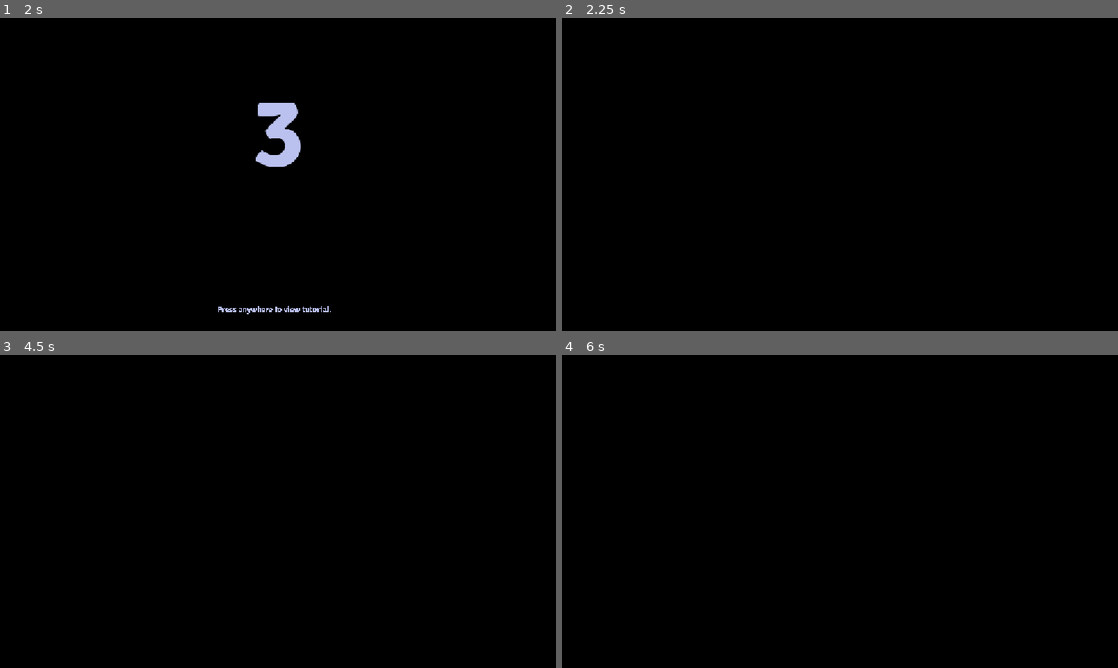
Above: before the commit, frames 1-4 (two rows, left to right).
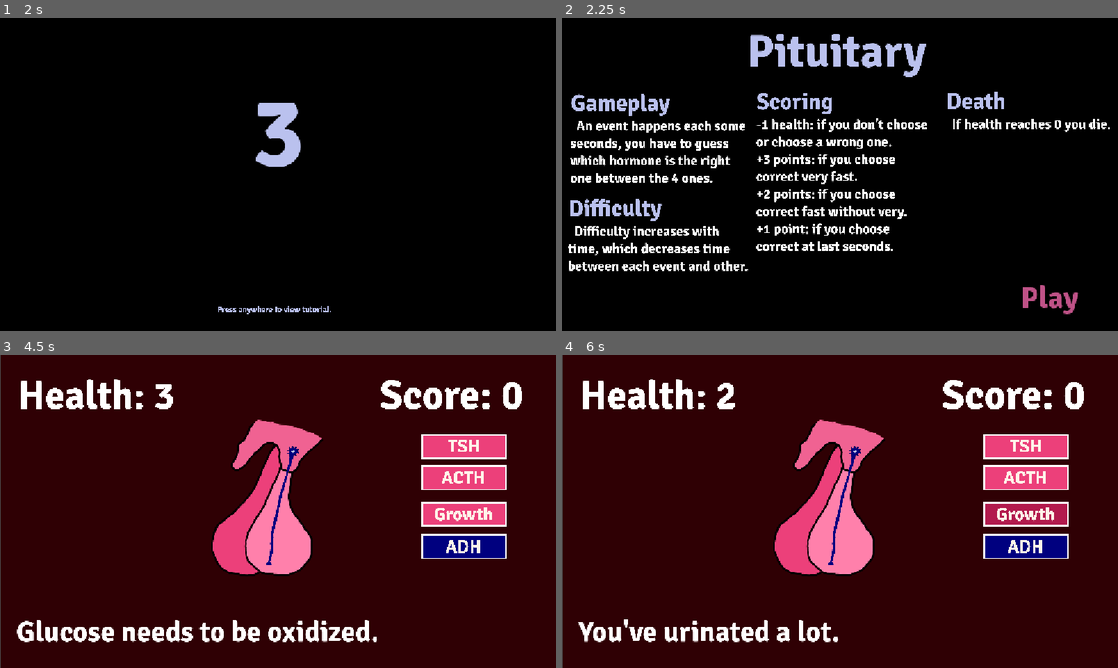
Above: after the commit, the same moments.

Repository: NileKnight1/hormonal-coordination
Game: Godot game, scene res://scenes/main_menu.tscn
Same seed, same stepped clock (60 frames per second), same inputs: the game is played once before the commit and once after it.
Inputs (mouse positions are in pixels of both pictures, inside the frame that each line leads up to):
- Up to frame 1 (2 s): click "Play as Gland" at 0.5 s; click "Pituitary" at 1.25 s
- Up to frame 2 (2.25 s): click "Adrenal" at 2 s
- Up to frame 3 (4.5 s): click "Thyroid" at 2.75 s; click "General" at 3.5 s; click (489, 633) at 4.25 s, where only the run after the commit has a clickable "Play"
- Up to frame 4 (6 s): click (840, 417) at 5 s, where only the run before the commit has a clickable "Pancreas"; click (1023, 514) at 5.77 s

Frame 1 is identical in both runs. In frame 2, 9.6% of the frame differs, in the area x 1-99%, y 5-95%; in frame 3, 99%, in the area x 0-100%, y 0-100%; in frame 4, 99%.

Commit message:
added tutorial for each of thyroid, pituitary, general levels

Diff:
--- a/scenes/adrenal.tscn
+++ b/scenes/adrenal.tscn
@@ -3,6 +3,9 @@
 [ext_resource type="Script" uid="uid://borl85q5mlcw5" path="res://scripts/adrenal.gd" id="1_855ow"]
 [ext_resource type="Texture2D" uid="uid://bj5phtvuyvlfg" path="res://assets/201405_adrenal_medulla.png" id="1_uad51"]
 [ext_resource type="FontFile" uid="uid://dv5ck4njci6f6" path="res://assets/Signika-Bold.ttf" id="3_8apxs"]
+
+[sub_resource type="StyleBoxFlat" id="StyleBoxFlat_8apxs"]
+bg_color = Color(0.18576995, 0.00057644997, 0.016268224, 1)
 
 [node name="Node2D" type="Node2D" unique_id=652613790]
 script = ExtResource("1_855ow")
@@ -113,5 +116,15 @@
 text = "Health: 3"
 vertical_alignment = 1
 
+[node name="Panel" type="Panel" parent="." unique_id=1590552765]
+z_index = -1
+offset_left = -574.0
+offset_top = -330.0
+offset_right = 579.0
+offset_bottom = 326.0
+mouse_filter = 2
+theme_override_styles/panel = SubResource("StyleBoxFlat_8apxs")
+metadata/_edit_lock_ = true
+
 [connection signal="timeout" from="general" to="." method="_on_general_timeout"]
 [connection signal="button_down" from="Control/adrenaline" to="." method="_on_adrenaline_button_down"]
--- a/scenes/main_menu.tscn
+++ b/scenes/main_menu.tscn
@@ -519,6 +519,562 @@
 theme_override_styles/focus = SubResource("StyleBoxEmpty_8egab")
 text = "Play "
 
+[node name="thyroid" type="Control" parent="CanvasLayer/tutorials" unique_id=50836619]
+visible = false
+anchors_preset = 0
+offset_right = 40.0
+offset_bottom = 40.0
+
+[node name="title" type="Label" parent="CanvasLayer/tutorials/thyroid" unique_id=2118792284]
+layout_mode = 0
+offset_left = 382.00003
+offset_top = 12.000004
+offset_right = 1225.0
+offset_bottom = 277.0
+scale = Vector2(0.44337946, 0.44337946)
+theme_override_colors/font_color = Color(0.7294118, 0.75686276, 0.93333334, 1)
+theme_override_fonts/font = ExtResource("5_8ln24")
+theme_override_font_sizes/font_size = 214
+text = "Thyroid"
+horizontal_alignment = 1
+
+[node name="gameplay" type="Label" parent="CanvasLayer/tutorials/thyroid" unique_id=1210129047]
+layout_mode = 0
+offset_left = 18.0
+offset_top = 147.0
+offset_right = 943.0
+offset_bottom = 412.0
+scale = Vector2(0.22235553, 0.22235553)
+theme_override_colors/font_color = Color(0.7294118, 0.75686276, 0.93333334, 1)
+theme_override_fonts/font = ExtResource("5_8ln24")
+theme_override_font_sizes/font_size = 214
+text = "Gameplay"
+
+[node name="Label3" type="Label" parent="CanvasLayer/tutorials/thyroid" unique_id=874526538]
+layout_mode = 0
+offset_left = 17.0
+offset_top = 206.0
+offset_right = 1707.9856
+offset_bottom = 1985.0
+scale = Vector2(0.22235553, 0.22235553)
+theme_override_colors/font_color = Color(1, 1, 1, 1)
+theme_override_fonts/font = ExtResource("5_8ln24")
+theme_override_font_sizes/font_size = 128
+text = "An event happens each some seconds changing \"calcium\" level, either increasing or decreasing it.
+
+You have two hormones to achieve homestasis of calcium, calcitonin decreases the calcium level, while parathormone increases it."
+autowrap_mode = 2
+max_lines_visible = 12
+
+[node name="dif" type="Label" parent="CanvasLayer/tutorials/thyroid" unique_id=1654164687]
+layout_mode = 0
+offset_left = 403.0
+offset_top = 147.0
+offset_right = 1328.0
+offset_bottom = 412.0
+scale = Vector2(0.22235553, 0.22235553)
+theme_override_colors/font_color = Color(0.7294118, 0.75686276, 0.93333334, 1)
+theme_override_fonts/font = ExtResource("5_8ln24")
+theme_override_font_sizes/font_size = 214
+text = "Difficulty"
+
+[node name="Label5" type="Label" parent="CanvasLayer/tutorials/thyroid" unique_id=2027885564]
+layout_mode = 0
+offset_left = 402.0
+offset_top = 206.0
+offset_right = 2092.9856
+offset_bottom = 689.0
+scale = Vector2(0.22235553, 0.22235553)
+theme_override_colors/font_color = Color(1, 1, 1, 1)
+theme_override_fonts/font = ExtResource("5_8ln24")
+theme_override_font_sizes/font_size = 128
+text = "Difficulty increases with time, which decreases time between each event and other."
+autowrap_mode = 2
+
+[node name="scoring" type="Label" parent="CanvasLayer/tutorials/thyroid" unique_id=185186693]
+layout_mode = 0
+offset_left = 403.0
+offset_top = 325.0
+offset_right = 1328.0
+offset_bottom = 590.0
+scale = Vector2(0.22235553, 0.22235553)
+theme_override_colors/font_color = Color(0.7294118, 0.75686276, 0.93333334, 1)
+theme_override_fonts/font = ExtResource("5_8ln24")
+theme_override_font_sizes/font_size = 214
+text = "Scoring"
+
+[node name="Label9" type="Label" parent="CanvasLayer/tutorials/thyroid" unique_id=1294935262]
+layout_mode = 0
+offset_left = 402.0
+offset_top = 384.0
+offset_right = 2092.9856
+offset_bottom = 1191.0
+scale = Vector2(0.22235553, 0.22235553)
+theme_override_colors/font_color = Color(1, 1, 1, 1)
+theme_override_fonts/font = ExtResource("5_8ln24")
+theme_override_font_sizes/font_size = 128
+text = "There are three zones of scoring:
+extreme: -3/sec
+med: +1/sec
+perfect: +2/sec"
+autowrap_mode = 2
+
+[node name="death" type="Label" parent="CanvasLayer/tutorials/thyroid" unique_id=1638207180]
+layout_mode = 0
+offset_left = 796.0
+offset_top = 143.0
+offset_right = 1721.0
+offset_bottom = 408.0
+scale = Vector2(0.22235553, 0.22235553)
+theme_override_colors/font_color = Color(0.7294118, 0.75686276, 0.93333334, 1)
+theme_override_fonts/font = ExtResource("5_8ln24")
+theme_override_font_sizes/font_size = 214
+text = "Death"
+
+[node name="Label7" type="Label" parent="CanvasLayer/tutorials/thyroid" unique_id=333735693]
+layout_mode = 0
+offset_left = 795.0
+offset_top = 202.0
+offset_right = 2364.5583
+offset_bottom = 685.0
+scale = Vector2(0.22235553, 0.22235553)
+theme_override_colors/font_color = Color(1, 1, 1, 1)
+theme_override_fonts/font = ExtResource("5_8ln24")
+theme_override_font_sizes/font_size = 128
+text = "If caclium level reaches 6 or 12.5 you die."
+autowrap_mode = 2
+
+[node name="play" type="Button" parent="CanvasLayer/tutorials/thyroid" unique_id=1503828708]
+layout_mode = 0
+offset_left = 950.0
+offset_top = 540.0
+offset_right = 1084.0
+offset_bottom = 619.0
+theme_override_colors/font_color = Color(0.7479036, 0.32087067, 0.52911603, 1)
+theme_override_fonts/font = ExtResource("5_8ln24")
+theme_override_font_sizes/font_size = 63
+theme_override_styles/normal = SubResource("StyleBoxEmpty_j7ex8")
+theme_override_styles/pressed = SubResource("StyleBoxEmpty_a8gd2")
+theme_override_styles/hover = SubResource("StyleBoxEmpty_hstxw")
+theme_override_styles/focus = SubResource("StyleBoxEmpty_8egab")
+text = "Play "
+
+[node name="adrenal" type="Control" parent="CanvasLayer/tutorials" unique_id=1632605783]
+visible = false
+anchors_preset = 0
+offset_right = 40.0
+offset_bottom = 40.0
+
+[node name="title" type="Label" parent="CanvasLayer/tutorials/adrenal" unique_id=1547543743]
+layout_mode = 0
+offset_left = 382.00003
+offset_top = 12.000004
+offset_right = 1225.0
+offset_bottom = 277.0
+scale = Vector2(0.44337946, 0.44337946)
+theme_override_colors/font_color = Color(0.7294118, 0.75686276, 0.93333334, 1)
+theme_override_fonts/font = ExtResource("5_8ln24")
+theme_override_font_sizes/font_size = 214
+text = "Adrenal"
+horizontal_alignment = 1
+
+[node name="gameplay" type="Label" parent="CanvasLayer/tutorials/adrenal" unique_id=2073803852]
+layout_mode = 0
+offset_left = 18.0
+offset_top = 147.0
+offset_right = 943.0
+offset_bottom = 412.0
+scale = Vector2(0.22235553, 0.22235553)
+theme_override_colors/font_color = Color(0.7294118, 0.75686276, 0.93333334, 1)
+theme_override_fonts/font = ExtResource("5_8ln24")
+theme_override_font_sizes/font_size = 214
+text = "Gameplay"
+
+[node name="Label3" type="Label" parent="CanvasLayer/tutorials/adrenal" unique_id=568184607]
+layout_mode = 0
+offset_left = 17.0
+offset_top = 206.0
+offset_right = 1707.9856
+offset_bottom = 912.0764
+scale = Vector2(0.22235553, 0.22235553)
+theme_override_colors/font_color = Color(1, 1, 1, 1)
+theme_override_fonts/font = ExtResource("5_8ln24")
+theme_override_font_sizes/font_size = 128
+text = "  An event happens each some seconds, you have the ability whether secrete adrenaline or not."
+autowrap_mode = 2
+max_lines_visible = 12
+
+[node name="dif" type="Label" parent="CanvasLayer/tutorials/adrenal" unique_id=1513127749]
+layout_mode = 0
+offset_left = 13.0
+offset_top = 365.0
+offset_right = 938.0
+offset_bottom = 630.0
+scale = Vector2(0.22235553, 0.22235553)
+theme_override_colors/font_color = Color(0.7294118, 0.75686276, 0.93333334, 1)
+theme_override_fonts/font = ExtResource("5_8ln24")
+theme_override_font_sizes/font_size = 214
+text = "Difficulty"
+
+[node name="Label5" type="Label" parent="CanvasLayer/tutorials/adrenal" unique_id=655773878]
+layout_mode = 0
+offset_left = 12.0
+offset_top = 424.0
+offset_right = 1702.9856
+offset_bottom = 907.0
+scale = Vector2(0.22235553, 0.22235553)
+theme_override_colors/font_color = Color(1, 1, 1, 1)
+theme_override_fonts/font = ExtResource("5_8ln24")
+theme_override_font_sizes/font_size = 128
+text = "  Difficulty increases with time, which decreases time between each event and other."
+autowrap_mode = 2
+
+[node name="scoring" type="Label" parent="CanvasLayer/tutorials/adrenal" unique_id=1767137836]
+layout_mode = 0
+offset_left = 403.0
+offset_top = 144.0
+offset_right = 1328.0
+offset_bottom = 409.0
+scale = Vector2(0.22235553, 0.22235553)
+theme_override_colors/font_color = Color(0.7294118, 0.75686276, 0.93333334, 1)
+theme_override_fonts/font = ExtResource("5_8ln24")
+theme_override_font_sizes/font_size = 214
+text = "Scoring"
+
+[node name="Label9" type="Label" parent="CanvasLayer/tutorials/adrenal" unique_id=589609328]
+layout_mode = 0
+offset_left = 402.0
+offset_top = 203.0
+offset_right = 2092.9856
+offset_bottom = 1010.0
+scale = Vector2(0.22235553, 0.22235553)
+theme_override_colors/font_color = Color(1, 1, 1, 1)
+theme_override_fonts/font = ExtResource("5_8ln24")
+theme_override_font_sizes/font_size = 128
+text = "There are four types of events:
+  1st: extreme ones, gives 3 points if secreted and -1 health if not.
+  2nd: needs adrenaline but not crucial, gives 1 point if secreted and -1 point if not
+  3rd: inverse of the 2nd
+  4th: inverse of the 1st"
+autowrap_mode = 2
+
+[node name="death" type="Label" parent="CanvasLayer/tutorials/adrenal" unique_id=666606591]
+layout_mode = 0
+offset_left = 796.0
+offset_top = 143.0
+offset_right = 1721.0
+offset_bottom = 408.0
+scale = Vector2(0.22235553, 0.22235553)
+theme_override_colors/font_color = Color(0.7294118, 0.75686276, 0.93333334, 1)
+theme_override_fonts/font = ExtResource("5_8ln24")
+theme_override_font_sizes/font_size = 214
+text = "Death"
+
+[node name="Label7" type="Label" parent="CanvasLayer/tutorials/adrenal" unique_id=516073844]
+layout_mode = 0
+offset_left = 795.0
+offset_top = 202.0
+offset_right = 2364.5583
+offset_bottom = 685.0
+scale = Vector2(0.22235553, 0.22235553)
+theme_override_colors/font_color = Color(1, 1, 1, 1)
+theme_override_fonts/font = ExtResource("5_8ln24")
+theme_override_font_sizes/font_size = 128
+text = "  If health reaches 0 you die."
+autowrap_mode = 2
+
+[node name="play" type="Button" parent="CanvasLayer/tutorials/adrenal" unique_id=1025726282]
+layout_mode = 0
+offset_left = 950.0
+offset_top = 540.0
+offset_right = 1084.0
+offset_bottom = 619.0
+theme_override_colors/font_color = Color(0.7479036, 0.32087067, 0.52911603, 1)
+theme_override_fonts/font = ExtResource("5_8ln24")
+theme_override_font_sizes/font_size = 63
+theme_override_styles/normal = SubResource("StyleBoxEmpty_j7ex8")
+theme_override_styles/pressed = SubResource("StyleBoxEmpty_a8gd2")
+theme_override_styles/hover = SubResource("StyleBoxEmpty_hstxw")
+theme_override_styles/focus = SubResource("StyleBoxEmpty_8egab")
+text = "Play "
+
+[node name="pituitary" type="Control" parent="CanvasLayer/tutorials" unique_id=1431028647]
+visible = false
+anchors_preset = 0
+offset_right = 40.0
+offset_bottom = 40.0
+
+[node name="title" type="Label" parent="CanvasLayer/tutorials/pituitary" unique_id=1179130681]
+layout_mode = 0
+offset_left = 382.00003
+offset_top = 12.000004
+offset_right = 1225.0
+offset_bottom = 277.0
+scale = Vector2(0.44337946, 0.44337946)
+theme_override_colors/font_color = Color(0.7294118, 0.75686276, 0.93333334, 1)
+theme_override_fonts/font = ExtResource("5_8ln24")
+theme_override_font_sizes/font_size = 214
+text = "Pituitary"
+horizontal_alignment = 1
+
+[node name="gameplay" type="Label" parent="CanvasLayer/tutorials/pituitary" unique_id=1712483919]
+layout_mode = 0
+offset_left = 18.0
+offset_top = 147.0
+offset_right = 943.0
+offset_bottom = 412.0
+scale = Vector2(0.22235553, 0.22235553)
+theme_override_colors/font_color = Color(0.7294118, 0.75686276, 0.93333334, 1)
+theme_override_fonts/font = ExtResource("5_8ln24")
+theme_override_font_sizes/font_size = 214
+text = "Gameplay"
+
+[node name="Label3" type="Label" parent="CanvasLayer/tutorials/pituitary" unique_id=1607015470]
+layout_mode = 0
+offset_left = 17.0
+offset_top = 206.0
+offset_right = 1707.9856
+offset_bottom = 912.0764
+scale = Vector2(0.22235553, 0.22235553)
+theme_override_colors/font_color = Color(1, 1, 1, 1)
+theme_override_fonts/font = ExtResource("5_8ln24")
+theme_override_font_sizes/font_size = 128
+text = "  An event happens each some seconds, you have to guess which hormone is the right one between the 4 ones."
+autowrap_mode = 2
+max_lines_visible = 12
+
+[node name="dif" type="Label" parent="CanvasLayer/tutorials/pituitary" unique_id=1623759807]
+layout_mode = 0
+offset_left = 13.0
+offset_top = 365.0
+offset_right = 938.0
+offset_bottom = 630.0
+scale = Vector2(0.22235553, 0.22235553)
+theme_override_colors/font_color = Color(0.7294118, 0.75686276, 0.93333334, 1)
+theme_override_fonts/font = ExtResource("5_8ln24")
+theme_override_font_sizes/font_size = 214
+text = "Difficulty"
+
+[node name="Label5" type="Label" parent="CanvasLayer/tutorials/pituitary" unique_id=527335826]
+layout_mode = 0
+offset_left = 12.0
+offset_top = 424.0
+offset_right = 1702.9856
+offset_bottom = 907.0
+scale = Vector2(0.22235553, 0.22235553)
+theme_override_colors/font_color = Color(1, 1, 1, 1)
+theme_override_fonts/font = ExtResource("5_8ln24")
+theme_override_font_sizes/font_size = 128
+text = "  Difficulty increases with time, which decreases time between each event and other."
+autowrap_mode = 2
+
+[node name="scoring" type="Label" parent="CanvasLayer/tutorials/pituitary" unique_id=1360387966]
+layout_mode = 0
+offset_left = 403.0
+offset_top = 144.0
+offset_right = 1328.0
+offset_bottom = 409.0
+scale = Vector2(0.22235553, 0.22235553)
+theme_override_colors/font_color = Color(0.7294118, 0.75686276, 0.93333334, 1)
+theme_override_fonts/font = ExtResource("5_8ln24")
+theme_override_font_sizes/font_size = 214
+text = "Scoring"
+
+[node name="Label9" type="Label" parent="CanvasLayer/tutorials/pituitary" unique_id=355582654]
+layout_mode = 0
+offset_left = 402.0
+offset_top = 203.0
+offset_right = 2092.9856
+offset_bottom = 1010.0
+scale = Vector2(0.22235553, 0.22235553)
+theme_override_colors/font_color = Color(1, 1, 1, 1)
+theme_override_fonts/font = ExtResource("5_8ln24")
+theme_override_font_sizes/font_size = 128
+text = "-1 health: if you don't choose or choose a wrong one.
++3 points: if you choose correct very fast.
++2 points: if you choose correct fast without very.
++1 point: if you choose correct at last seconds."
+autowrap_mode = 2
+
+[node name="death" type="Label" parent="CanvasLayer/tutorials/pituitary" unique_id=1616765910]
+layout_mode = 0
+offset_left = 796.0
+offset_top = 143.0
+offset_right = 1721.0
+offset_bottom = 408.0
+scale = Vector2(0.22235553, 0.22235553)
+theme_override_colors/font_color = Color(0.7294118, 0.75686276, 0.93333334, 1)
+theme_override_fonts/font = ExtResource("5_8ln24")
+theme_override_font_sizes/font_size = 214
+text = "Death"
+
+[node name="Label7" type="Label" parent="CanvasLayer/tutorials/pituitary" unique_id=355797073]
+layout_mode = 0
+offset_left = 795.0
+offset_top = 202.0
+offset_right = 2364.5583
+offset_bottom = 685.0
+scale = Vector2(0.22235553, 0.22235553)
+theme_override_colors/font_color = Color(1, 1, 1, 1)
+theme_override_fonts/font = ExtResource("5_8ln24")
+theme_override_font_sizes/font_size = 128
+text = "  If health reaches 0 you die."
+autowrap_mode = 2
+
+[node name="play" type="Button" parent="CanvasLayer/tutorials/pituitary" unique_id=832609957]
+layout_mode = 0
+offset_left = 950.0
+offset_top = 540.0
+offset_right = 1084.0
+offset_bottom = 619.0
+theme_override_colors/font_color = Color(0.7479036, 0.32087067, 0.52911603, 1)
+theme_override_fonts/font = ExtResource("5_8ln24")
+theme_override_font_sizes/font_size = 63
+theme_override_styles/normal = SubResource("StyleBoxEmpty_j7ex8")
+theme_override_styles/pressed = SubResource("StyleBoxEmpty_a8gd2")
+theme_override_styles/hover = SubResource("StyleBoxEmpty_hstxw")
+theme_override_styles/focus = SubResource("StyleBoxEmpty_8egab")
+text = "Play "
+
+[node name="general" type="Control" parent="CanvasLayer/tutorials" unique_id=1696931666]
+visible = false
+anchors_preset = 0
+offset_right = 40.0
+offset_bottom = 40.0
+
+[node name="title" type="Label" parent="CanvasLayer/tutorials/general" unique_id=1864752482]
+layout_mode = 0
+offset_left = 382.00003
+offset_top = 12.000004
+offset_right = 1225.0
+offset_bottom = 277.0
+scale = Vector2(0.44337946, 0.44337946)
+theme_override_colors/font_color = Color(0.7294118, 0.75686276, 0.93333334, 1)
+theme_override_fonts/font = ExtResource("5_8ln24")
+theme_override_font_sizes/font_size = 214
+text = "General"
+horizontal_alignment = 1
+
+[node name="gameplay" type="Label" parent="CanvasLayer/tutorials/general" unique_id=135033144]
+layout_mode = 0
+offset_left = 18.0
+offset_top = 147.0
+offset_right = 943.0
+offset_bottom = 412.0
+scale = Vector2(0.22235553, 0.22235553)
+theme_override_colors/font_color = Color(0.7294118, 0.75686276, 0.93333334, 1)
+theme_override_fonts/font = ExtResource("5_8ln24")
+theme_override_font_sizes/font_size = 214
+text = "Gameplay"
+
+[node name="Label3" type="Label" parent="CanvasLayer/tutorials/general" unique_id=1367537731]
+layout_mode = 0
+offset_left = 17.0
+offset_top = 206.0
+offset_right = 1707.9856
+offset_bottom = 912.0764
+scale = Vector2(0.22235553, 0.22235553)
+theme_override_colors/font_color = Color(1, 1, 1, 1)
+theme_override_fonts/font = ExtResource("5_8ln24")
+theme_override_font_sizes/font_size = 128
+text = "  An event happens each some seconds, it affect some values of 6 stats, glucose, calcium, water levels and heart rate, blood pressure and BMR."
+autowrap_mode = 2
+max_lines_visible = 12
+
+[node name="dif" type="Label" parent="CanvasLayer/tutorials/general" unique_id=18001096]
+layout_mode = 0
+offset_left = 13.0
+offset_top = 398.0
+offset_right = 938.0
+offset_bottom = 663.0
+scale = Vector2(0.22235553, 0.22235553)
+theme_override_colors/font_color = Color(0.7294118, 0.75686276, 0.93333334, 1)
+theme_override_fonts/font = ExtResource("5_8ln24")
+theme_override_font_sizes/font_size = 214
+text = "Difficulty"
+
+[node name="Label5" type="Label" parent="CanvasLayer/tutorials/general" unique_id=2015346796]
+layout_mode = 0
+offset_left = 12.0
+offset_top = 457.0
+offset_right = 1702.9856
+offset_bottom = 940.0
+scale = Vector2(0.22235553, 0.22235553)
+theme_override_colors/font_color = Color(1, 1, 1, 1)
+theme_override_fonts/font = ExtResource("5_8ln24")
+theme_override_font_sizes/font_size = 128
+text = "  Difficulty increases with time, which decreases time between each event and other."
+autowrap_mode = 2
+
+[node name="scoring" type="Label" parent="CanvasLayer/tutorials/general" unique_id=997681371]
+layout_mode = 0
+offset_left = 403.0
+offset_top = 144.0
+offset_right = 1328.0
+offset_bottom = 409.0
+scale = Vector2(0.22235553, 0.22235553)
+theme_override_colors/font_color = Color(0.7294118, 0.75686276, 0.93333334, 1)
+theme_override_fonts/font = ExtResource("5_8ln24")
+theme_override_font_sizes/font_size = 214
+text = "Scoring"
+
+[node name="Label9" type="Label" parent="CanvasLayer/tutorials/general" unique_id=1132727045]
+layout_mode = 0
+offset_left = 402.0
+offset_top = 203.0
+offset_right = 2092.9856
+offset_bottom = 670.7194
+scale = Vector2(0.22235553, 0.22235553)
+theme_override_colors/font_color = Color(1, 1, 1, 1)
+theme_override_fonts/font = ExtResource("5_8ln24")
+theme_override_font_sizes/font_size = 128
+text = "  It's simple here, just  elapsed time.
+  Medium: time is doubled.
+  Hard: time is tripled."
+autowrap_mode = 2
+
+[node name="death" type="Label" parent="CanvasLayer/tutorials/general" unique_id=664659467]
+layout_mode = 0
+offset_left = 796.0
+offset_top = 143.0
+offset_right = 1721.0
+offset_bottom = 408.0
+scale = Vector2(0.22235553, 0.22235553)
+theme_override_colors/font_color = Color(0.7294118, 0.75686276, 0.93333334, 1)
+theme_override_fonts/font = ExtResource("5_8ln24")
+theme_override_font_sizes/font_size = 214
+text = "Death"
+
+[node name="Label7" type="Label" parent="CanvasLayer/tutorials/general" unique_id=255345575]
+layout_mode = 0
+offset_left = 795.0
+offset_top = 202.0
+offset_right = 2364.5583
+offset_bottom = 685.0
+scale = Vector2(0.22235553, 0.22235553)
+theme_override_colors/font_color = Color(1, 1, 1, 1)
+theme_override_fonts/font = ExtResource("5_8ln24")
+theme_override_font_sizes/font_size = 128
+text = "  Easy: if 3 values reach extreme, you die.
+  Medium: if 2 values reach extreme, you die.
+ Hard: if 1 value reaches extreme you die."
+autowrap_mode = 2
+
+[node name="play" type="Button" parent="CanvasLayer/tutorials/general" unique_id=568889012]
+layout_mode = 0
+offset_left = 950.0
+offset_top = 540.0
+offset_right = 1084.0
+offset_bottom = 619.0
+theme_override_colors/font_color = Color(0.7479036, 0.32087067, 0.52911603, 1)
+theme_override_fonts/font = ExtResource("5_8ln24")
+theme_override_font_sizes/font_size = 63
+theme_override_styles/normal = SubResource("StyleBoxEmpty_j7ex8")
+theme_override_styles/pressed = SubResource("StyleBoxEmpty_a8gd2")
+theme_override_styles/hover = SubResource("StyleBoxEmpty_hstxw")
+theme_override_styles/focus = SubResource("StyleBoxEmpty_8egab")
+text = "Play "
+
 [connection signal="button_down" from="CanvasLayer/main/glands_" to="." method="_on_glands_button_down"]
 [connection signal="button_down" from="CanvasLayer/main/glands_2" to="." method="_on_scores_button_down"]
 [connection signal="button_down" from="CanvasLayer/glands/pancreas" to="." method="_on_pancreas_button_down"]
@@ -530,3 +1086,7 @@
 [connection signal="pressed" from="CanvasLayer/scores/back" to="." method="_on_back_button_down"]
 [connection signal="pressed" from="CanvasLayer/tut" to="." method="_on_tut_pressed"]
 [connection signal="pressed" from="CanvasLayer/tutorials/pancreas/play" to="." method="_on_play_pressed"]
+[connection signal="pressed" from="CanvasLayer/tutorials/thyroid/play" to="." method="_on_play_pressed"]
+[connection signal="pressed" from="CanvasLayer/tutorials/adrenal/play" to="." method="_on_play_pressed"]
+[connection signal="pressed" from="CanvasLayer/tutorials/pituitary/play" to="." method="_on_play_pressed"]
+[connection signal="pressed" from="CanvasLayer/tutorials/general/play" to="." method="_on_play_pressed"]
--- a/scenes/pituitary.tscn
+++ b/scenes/pituitary.tscn
@@ -72,9 +72,9 @@
 
 [node name="adh" type="TextureButton" parent="Control" unique_id=1627542681]
 layout_mode = 0
-offset_left = 299.0
+offset_left = 295.0
 offset_top = 47.000004
-offset_right = 2093.0
+offset_right = 2089.0
 offset_bottom = 612.0
 scale = Vector2(0.1, 0.1)
 texture_normal = ExtResource("11_3mpay")
@@ -107,10 +107,10 @@
 
 [node name="score" type="Label" parent="Control" unique_id=171414759]
 layout_mode = 0
-offset_left = 158.0
-offset_top = -309.0
-offset_right = 2444.0
-offset_bottom = 501.0
+offset_left = 211.0
+offset_top = -293.0
+offset_right = 2497.0
+offset_bottom = 517.0
 scale = Vector2(0.13, 0.13)
 theme_override_fonts/font = ExtResource("3_tqf48")
 theme_override_font_sizes/font_size = 657
@@ -119,9 +119,9 @@
 [node name="health" type="Label" parent="Control" unique_id=663227270]
 layout_mode = 0
 offset_left = -539.0
-offset_top = -294.0
-offset_right = 187.0
-offset_bottom = -48.0
+offset_top = -290.00003
+offset_right = 2175.0
+offset_bottom = 553.0
 scale = Vector2(0.12, 0.12)
 theme_override_fonts/font = ExtResource("3_tqf48")
 theme_override_font_sizes/font_size = 684
--- a/scripts/main_menu.gd
+++ b/scripts/main_menu.gd
@@ -102,7 +102,14 @@
 	print(choosen)
 	if choosen == "res://scenes/pancreas.tscn":
 		$CanvasLayer/tutorials/pancreas.visible = 1
-
+	if choosen == "res://scenes/thyroid.tscn":
+		$CanvasLayer/tutorials/thyroid.visible = 1
+	if choosen == "res://scenes/adrenal.tscn":
+		$CanvasLayer/tutorials/adrenal.visible = 1
+	if choosen == "res://scenes/pituitary.tscn":
+		$CanvasLayer/tutorials/pituitary.visible = 1
+	if choosen == "res://scenes/general.tscn":
+		$CanvasLayer/tutorials/general.visible = 1
 
 func _on_play_pressed() -> void:
 	play_sound(click)
--- a/scripts/thyroid.gd
+++ b/scripts/thyroid.gd
@@ -56,7 +56,7 @@
 
 	print("Ca end " + str(calcium_level))
 
-	if calcium_level < 70:
+	if calcium_level < 60:
 		death()
 	if calcium_level > 125:
 		death()
@@ -93,7 +93,7 @@
 		elif calcium_level < 115:
 			score += 1
 		else:
-			score -= 2
+			score -= 3
 
 		$Control/score.text = "Score: " + str(score/60)
 
